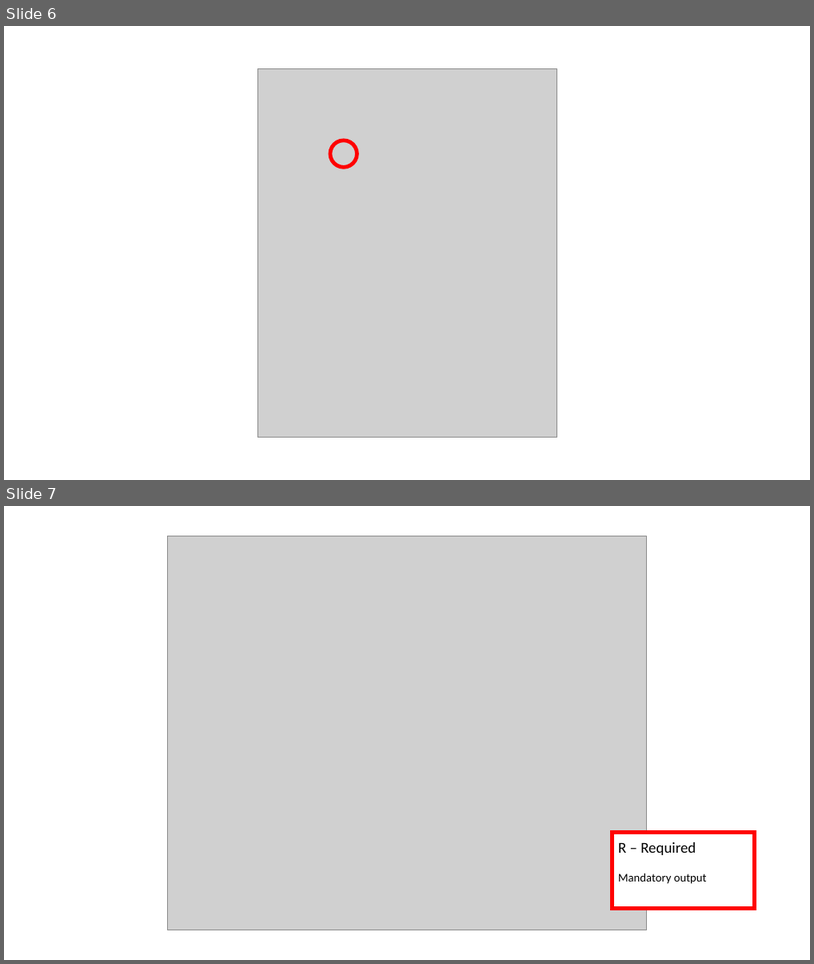
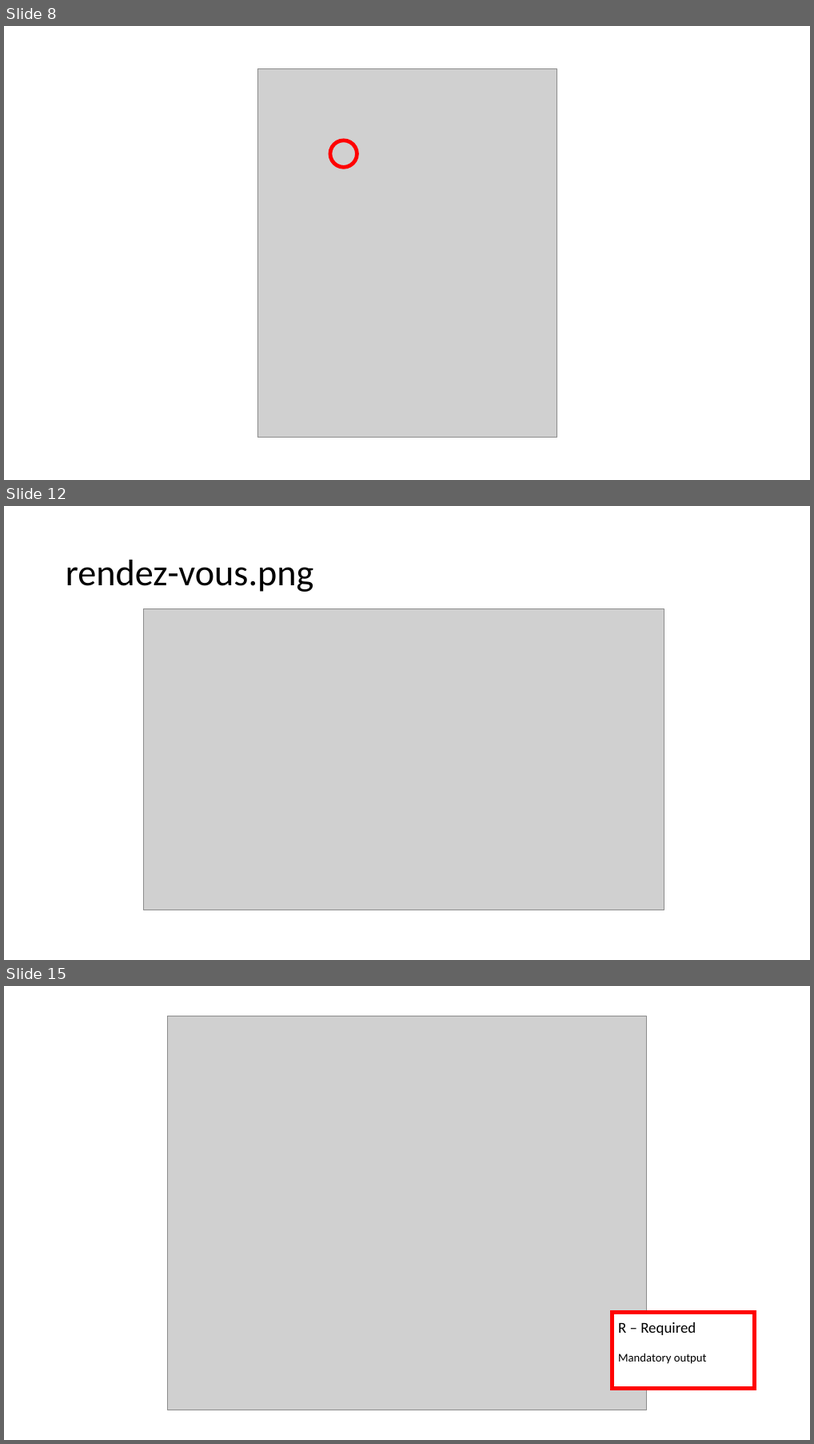
Before and after one commit to casefabric/guide, a slide deck: custom-picture-sources/various pictures.pptx. Shown one above the other, each under a label of ours: slides 6 and 7 before the commit, slides 8, 12 and 15 after it; the slides between them are not shown. The pictures are 814x964 and 814x1444 pixels, drawn with LibreOffice and Linux fonts; fonts in the diff are those of the drawing; grey boxes stand for pictures. Boxes give left, top, right and bottom in pixels: in the first picture for what was removed or moved away, otherwise in the second. Text is boxed around its words. In the diff, an @@ line names an element or a change of style, - is before the commit and + after.

Commit message:
Document 4-eyes & rendez vous
and also some textual updates to the rest of the page

```diff
--- a/custom-picture-sources/various pictures.pptx
+++ b/custom-picture-sources/various pictures.pptx
@@ slide 12 added at (4,506,810,960), background #FFFFFF @@
@@ title added at (66,560,314,592), 44 pt, text #000000 @@
+rendez-vous.png
@@ picture added at (144,609,665,910) @@
@@ what was slide 6 is now slide 8 @@
@@ what was slide 7 is now slide 15 @@
```
Also in this commit, not shown: 9 other slides added, 2 slides removed, 7 other files.
